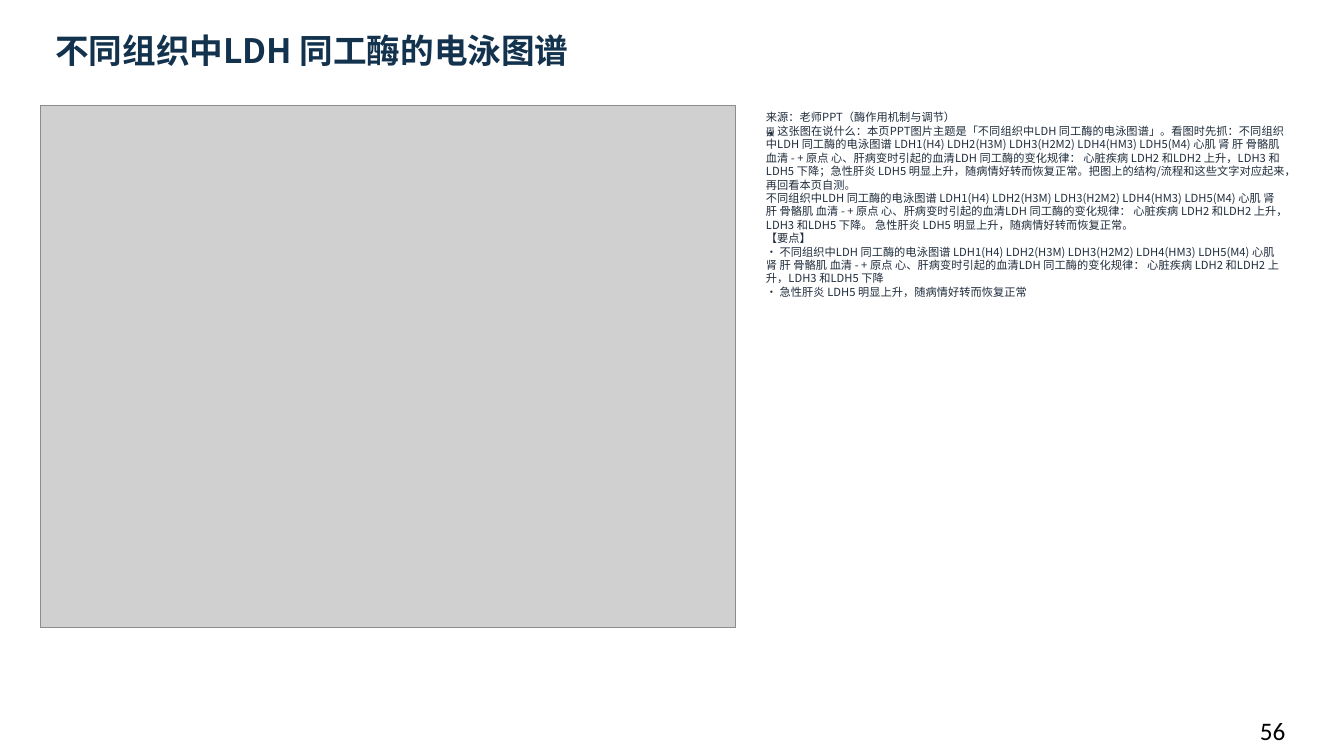
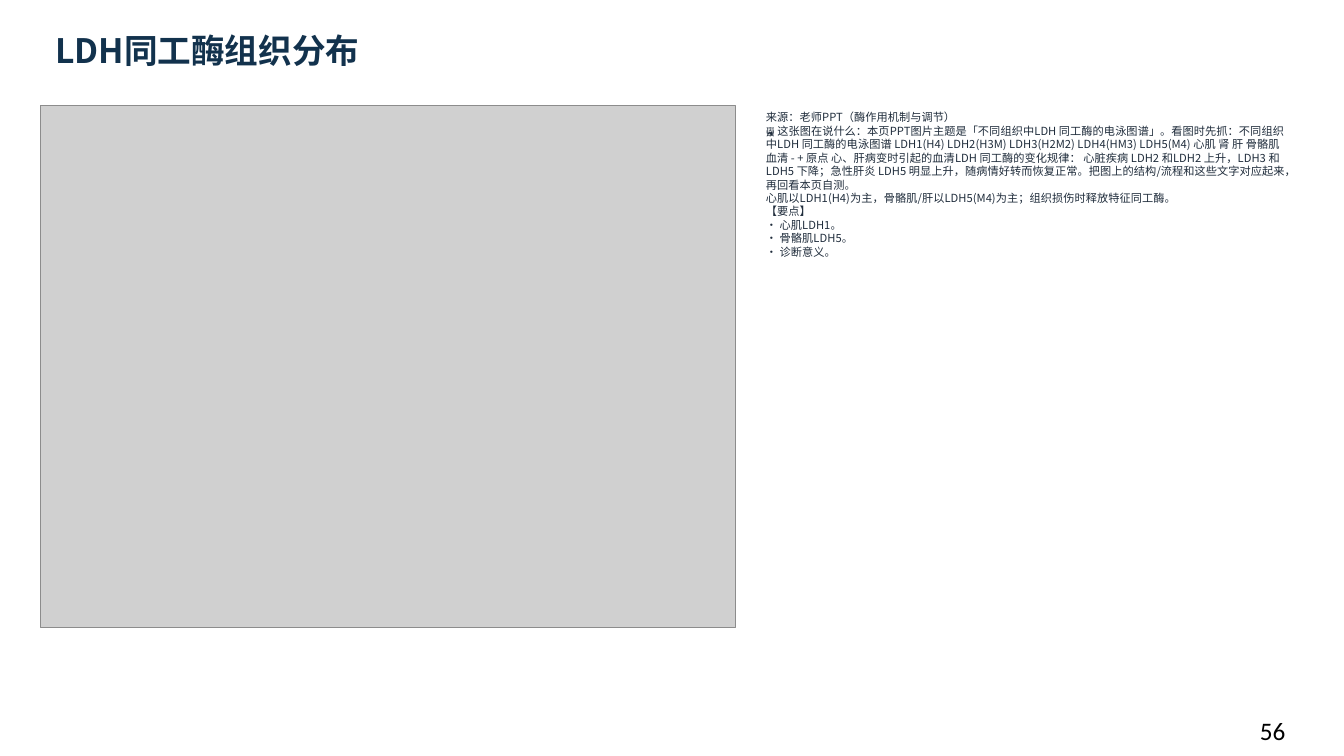
Before and after one commit to newkan-li/Biochemistry, a slide deck: slide 56 of downloads/bc08-ai-style.pptx. Drawn at 1344x756 pixels with LibreOffice and Linux fonts; fonts in the diff are those of the drawing; grey boxes stand for pictures. Boxes give left, top, right and bottom in pixels: in the first picture for what was removed or moved away, otherwise in the second. Text is boxed around its words. In the diff, an @@ line names an element or a change of style, - is before the commit and + after.

```diff
--- a/downloads/bc08-ai-style.pptx
+++ b/downloads/bc08-ai-style.pptx
@@ text at [55, 34, 359, 66]: text changed @@
-不同组织中LDH 同工酶的电泳图谱
+LDH同工酶组织分布
@@ text at [766, 111, 1296, 257]: text changed @@
-来源：老师PPT（酶作用机制与调节）
-🖼 这张图在说什么：本页PPT图片主题是「不同组织中LDH 同工酶的电泳图谱」。看图时先抓：不同组织中LDH 同工酶的电泳图谱 LDH1(H4) LDH2(H3M) LDH3(H2M2) LDH4(HM3) LDH5(M4) 心肌 肾 肝 骨骼肌 血清 - + 原点 心、肝病变时引起的血清LDH 同工酶的变化规律： 心脏疾病 LDH2 和LDH2 上升，LDH3 和LDH5 下降；急性肝炎 LDH5 明显上升，随病情好转而恢复正常。把图上的结构/流程和这些文字对应起来，再回看本页自测。
-不同组织中LDH 同工酶的电泳图谱 LDH1(H4) LDH2(H3M) LDH3(H2M2) LDH4(HM3) LDH5(M4) 心肌 肾 肝 骨骼肌 血清 - + 原点 心、肝病变时引起的血清LDH 同工酶的变化规律： 心脏疾病 LDH2 和LDH2 上升，LDH3 和LDH5 下降。 急性肝炎 LDH5 明显上升，随病情好转而恢复正常。
-【要点】
-• 不同组织中LDH 同工酶的电泳图谱 LDH1(H4) LDH2(H3M) LDH3(H2M2) LDH4(HM3) LDH5(M4) 心肌 肾 肝 骨骼肌 血清 - + 原点 心、肝病变时引起的血清LDH 同工酶的变化规律： 心脏疾病 LDH2 和LDH2 上升，LDH3 和LDH5 下降
-• 急性肝炎 LDH5 明显上升，随病情好转而恢复正常
+来源：老师PPT（酶作用机制与调节）
+🖼 这张图在说什么：本页PPT图片主题是「不同组织中LDH 同工酶的电泳图谱」。看图时先抓：不同组织中LDH 同工酶的电泳图谱 LDH1(H4) LDH2(H3M) LDH3(H2M2) LDH4(HM3) LDH5(M4) 心肌 肾 肝 骨骼肌 血清 - + 原点 心、肝病变时引起的血清LDH 同工酶的变化规律： 心脏疾病 LDH2 和LDH2 上升，LDH3 和LDH5 下降；急性肝炎 LDH5 明显上升，随病情好转而恢复正常。把图上的结构/流程和这些文字对应起来，再回看本页自测。
+心肌以LDH1(H4)为主，骨骼肌/肝以LDH5(M4)为主；组织损伤时释放特征同工酶。
+【要点】
+• 心肌LDH1。
+• 骨骼肌LDH5。
+• 诊断意义。
```
Also in this commit, not shown: 41 other slides changed, 5 other files.
